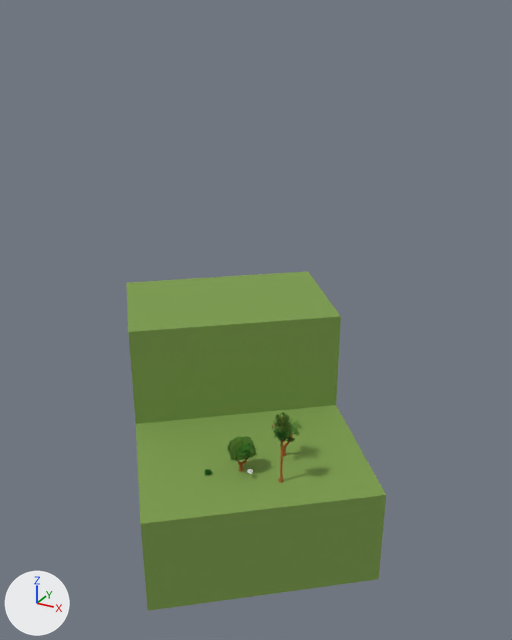
A saved change to the Blender file BlendFiles/plants.blend.
Both versions are drawn from a 50 mm camera at (236.0, -403.0, 335.0) aimed at (-22.0, 65.0, 101.0). The axes (+X, +Y, +Z) are drawn at lower left. The lights are the same throughout.
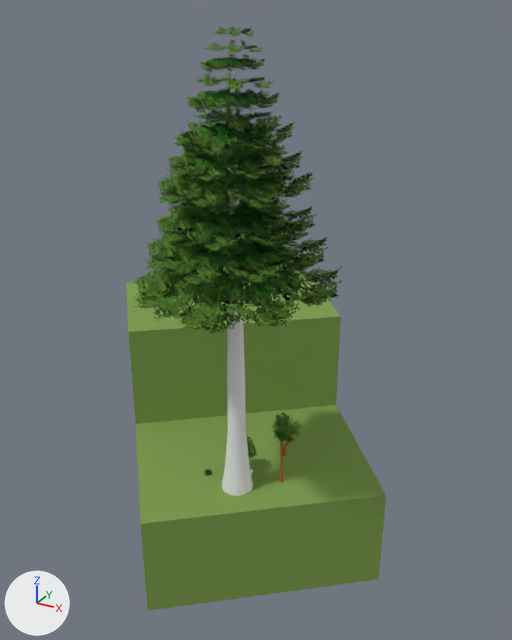
Location of each change, (x1, y1, x2, y2) in pixels of the pictures (512 x 640 px):
'canopy.001', added: after (145, 26, 330, 291)
'canopy', added: after (134, 246, 342, 333)
'canopy.002', added: after (155, 197, 316, 256)
'redWood trunk', added: after (222, 69, 253, 496)
'canopy.003', added: after (157, 169, 314, 214)
'canopy.005', added: after (174, 116, 294, 163)
'canopy.004', added: after (167, 146, 303, 187)
'canopy.006', added: after (186, 88, 280, 114)
'canopy.007', added: after (200, 56, 265, 72)

The change, as a diff of the scene's bpy script:
```diff
--- a/BlendFiles/plants.blend.py
+++ b/BlendFiles/plants.blend.py
@@ ob_redwood_trunk @@
+ob_redwood_trunk = bpy.data.objects.new('redWood trunk', me_cylinder)  # 72 vertices, 62 faces; spans x -1.8..1.8, y -1.8..1.8, z -0.4..42.4
+ob_redwood_trunk.location = (7.8, -18.6, 0.5)
+ob_redwood_trunk.scale = (7.09, 7.09, 7.09)
@@ ob_canopy_007 @@
+ob_canopy_007 = bpy.data.objects.new('canopy.007', me_plane_013)  # 1212 vertices, 716 faces; spans x -8.7..9.5, y -11.9..12.5, z -12.5..12.4
+ob_canopy_007.parent = ob_redwood_trunk
+ob_canopy_007.location = (7.498, -18.79, 304.8)
+ob_canopy_007.rotation_euler = (-0.822, -0.952, 0.9)  # degrees (-47, -55, 52)
+ob_canopy_007.scale = (1.48, 1.48, 1.48)
@@ ob_canopy_006 @@
+ob_canopy_006 = bpy.data.objects.new('canopy.006', me_plane_013.copy())
+ob_canopy_006.parent = ob_redwood_trunk
+ob_canopy_006.location = (7.498, -18.79, 284.2)
+ob_canopy_006.rotation_euler = (-0.822, -0.952, 0.9)  # degrees (-47, -55, 52)
+ob_canopy_006.scale = (2.15, 2.15, 2.15)
@@ ob_canopy_005 @@
+ob_canopy_005 = bpy.data.objects.new('canopy.005', me_plane_011)  # 1212 vertices, 716 faces; spans x -9.2..9.5, y -11.8..12.5, z -12.5..12.3
+ob_canopy_005.parent = ob_redwood_trunk
+ob_canopy_005.location = (7.498, -18.79, 265.4)
+ob_canopy_005.rotation_euler = (-0.822, -0.952, 0.9)  # degrees (-47, -55, 52)
+ob_canopy_005.scale = (2.84, 2.84, 2.84)
@@ ob_canopy_004 @@
+ob_canopy_004 = bpy.data.objects.new('canopy.004', me_plane_013.copy())
+ob_canopy_004.parent = ob_redwood_trunk
+ob_canopy_004.location = (7.498, -18.79, 247.1)
+ob_canopy_004.rotation_euler = (-0.822, -0.952, 0.9)  # degrees (-47, -55, 52)
+ob_canopy_004.scale = (3.24, 3.24, 3.24)
@@ ob_canopy_003 @@
+ob_canopy_003 = bpy.data.objects.new('canopy.003', me_plane_009)  # 1212 vertices, 716 faces; spans x -8.5..10.1, y -12.4..12.5, z -12.0..12.8
+ob_canopy_003.parent = ob_redwood_trunk
+ob_canopy_003.location = (7.498, -18.79, 229.4)
+ob_canopy_003.rotation_euler = (-0.822, -0.952, 0.9)  # degrees (-47, -55, 52)
+ob_canopy_003.scale = (3.78, 3.78, 3.78)
@@ ob_canopy_002 @@
+ob_canopy_002 = bpy.data.objects.new('canopy.002', me_plane_013.copy())
+ob_canopy_002.parent = ob_redwood_trunk
+ob_canopy_002.location = (7.498, -18.79, 208.6)
+ob_canopy_002.rotation_euler = (-0.822, -0.952, 1.071)  # degrees (-47, -55, 61)
+ob_canopy_002.scale = (3.93, 3.93, 3.93)
@@ ob_canopy_001 @@
+ob_canopy_001 = bpy.data.objects.new('canopy.001', me_plane_007)  # 2004 vertices, 1324 faces, 6 loose edges; spans x -8.7..25.7, y -14.5..12.5, z -12.5..14.9
+ob_canopy_001.parent = ob_redwood_trunk
+ob_canopy_001.location = (7.498, -18.79, 189.7)
+ob_canopy_001.rotation_euler = (-0.822, -0.952, 0.857)  # degrees (-47, -55, 49)
+ob_canopy_001.scale = (4.57, 4.57, 4.57)
@@ ob_canopy @@
+ob_canopy = bpy.data.objects.new('canopy', me_plane_006)  # 1212 vertices, 716 faces; spans x -10.9..7.4, y -10.8..13.6, z -13.5..11.3
+ob_canopy.parent = ob_redwood_trunk
+ob_canopy.location = (7.498, -18.79, 179.6)
+ob_canopy.rotation_euler = (-0.822, -0.952, 0.9)  # degrees (-47, -55, 52)
+ob_canopy.scale = (5.26, 5.26, 5.26)
```
